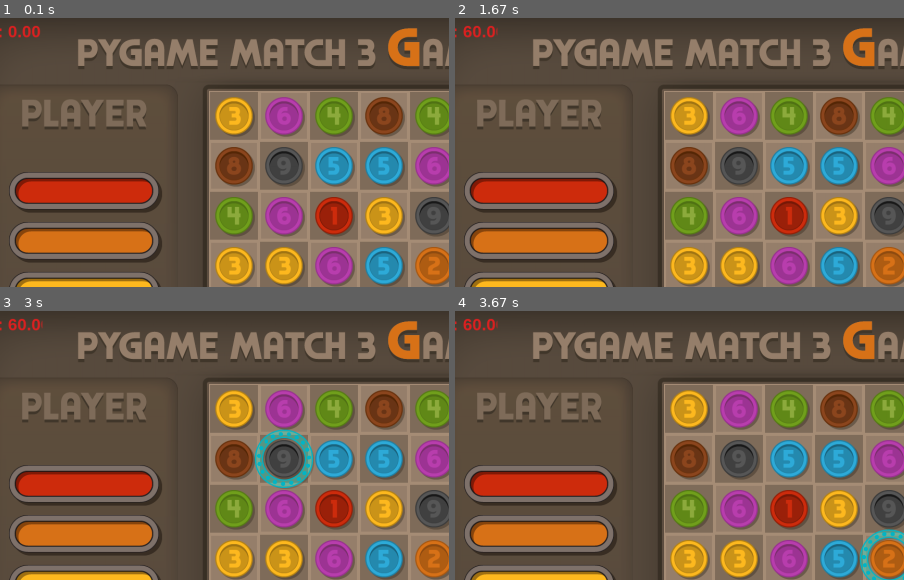
Above: before the commit, frames 1-4 (two rows, left to right).
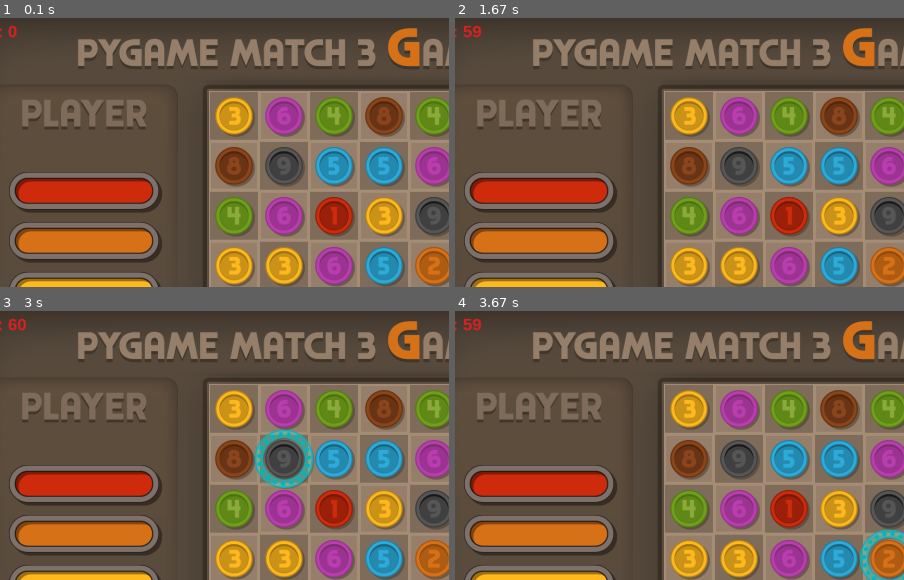
Above: after the commit, the same moments.

Repository: petrnita/Match3-Pygame-W.I.P.
Game: pygame game, started from main.py
Same seed, same stepped clock (60 frames per second), same inputs: the game is played once before the commit and once after it.
Inputs (mouse positions are % of the whole screen's width and height, from its top left):
- Up to frame 1 (0.1 s): no input
- Up to frame 2 (1.67 s): click (50, 50) at 0.38 s; click (65, 15) at 0.72 s; press the mouse at (65, 15) at 1.03 s; move the mouse to (55, 45) at 1.13 s; release the mouse at (45, 76) at 1.27 s; click (50, 62) at 1.38 s
- Up to frame 3 (3 s): click (36, 29) at 1.75 s; click (12, 28) at 2.25 s
- Up to frame 4 (3.67 s): click (54, 46) at 3.08 s; click (86, 73) at 3.65 s
The pictures show only the part of the screen within x 4-54%, y 0-50%; the shares and areas given below are measured in that part.

The runs differ from the first frame. In frame 1, 0.1% of the frame differs, in the area x 4-9%, y 2-8%; in frame 2, 0.1%, in the area x 1-10%, y 2-8%; in frame 3, less than 0.1%; in frame 4, 0.1%.

Commit message:
modified:   gfx/elements.png 	modified:   json/elements.json 	modified:   main.py 	modified:   sprites.py

Diff:
--- a/json/elements.json
+++ b/json/elements.json
@@ -23,11 +23,11 @@
   "slices": [
    { "name": "title", "color": "#0000ffff", "keys": [{ "frame": 0, "bounds": {"x": 16, "y": 16, "w": 1408, "h": 112 } }] },
    { "name": "board", "color": "#0000ffff", "keys": [{ "frame": 0, "bounds": {"x": 16, "y": 144, "w": 768, "h": 864 } }] },
-   { "name": "time_bar", "color": "#0000ffff", "keys": [{ "frame": 0, "bounds": {"x": 800, "y": 144, "w": 800, "h": 64 } }] },
+   { "name": "time_bar_top", "color": "#0000ffff", "keys": [{ "frame": 0, "bounds": {"x": 800, "y": 144, "w": 800, "h": 64 } }] },
    { "name": "time_bar_progress", "color": "#0000ffff", "keys": [{ "frame": 0, "bounds": {"x": 800, "y": 224, "w": 800, "h": 64 } }] },
    { "name": "time_bar_back", "color": "#0000ffff", "keys": [{ "frame": 0, "bounds": {"x": 800, "y": 304, "w": 800, "h": 64 } }] },
    { "name": "no_move", "color": "#0000ffff", "keys": [{ "frame": 0, "bounds": {"x": 800, "y": 384, "w": 576, "h": 96 } }] },
-   { "name": "bar", "color": "#0000ffff", "keys": [{ "frame": 0, "bounds": {"x": 1392, "y": 384, "w": 320, "h": 96 } }] },
+   { "name": "bar_top", "color": "#0000ffff", "keys": [{ "frame": 0, "bounds": {"x": 1392, "y": 384, "w": 320, "h": 96 } }] },
    { "name": "bar_back", "color": "#0000ffff", "keys": [{ "frame": 0, "bounds": {"x": 1392, "y": 496, "w": 320, "h": 96 } }] },
    { "name": "bar_empty", "color": "#0000ffff", "keys": [{ "frame": 0, "bounds": {"x": 1392, "y": 608, "w": 320, "h": 96 } }] },
    { "name": "bar_1", "color": "#0000ffff", "keys": [{ "frame": 0, "bounds": {"x": 1056, "y": 496, "w": 320, "h": 96 } }] },
--- a/main.py
+++ b/main.py
@@ -32,7 +32,7 @@
         self.fade_group.update(dt)
         self.text_group.update(dt)
 
-        self.debug_group.update(f'FPS: {self.clock.get_fps():.2f}')
+        self.debug_group.update(f'FPS: {int(self.clock.get_fps())}')
 
     def draw(self):
         self.gems_group.draw(self.screen_manager.screens.Board)
--- a/sprites.py
+++ b/sprites.py
@@ -56,6 +56,16 @@
         self.rect: Rect = self.image.get_rect(topleft=self._pos.gfx_pos+self._offset)
 
 
+class Bar(Sprite):
+    def __init__(self, group: Group, pos: vec, img_sheet: dict[Surface], bar_type: str):
+        super().__init__(group)
+        self._pos: vec = pos
+        self._image_sheet: dict[Surface] = img_sheet
+        self._bar_type: str = bar_type
+
+
+
+
 class Text_Sprite(Sprite):
     def __init__(self, group: Group, pos: vec, image: Surface, blink_speed: int=0):
         super().__init__(group)
Binary file changed: gfx/elements.png
